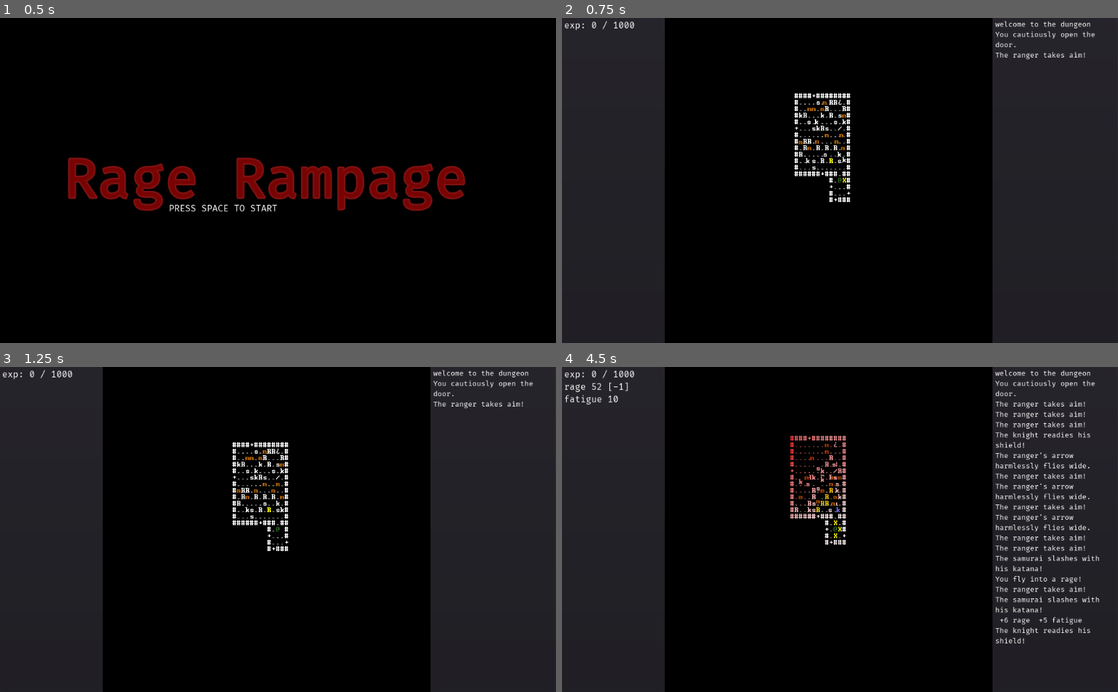
Above: before the commit, frames 1-4 (two rows, left to right).
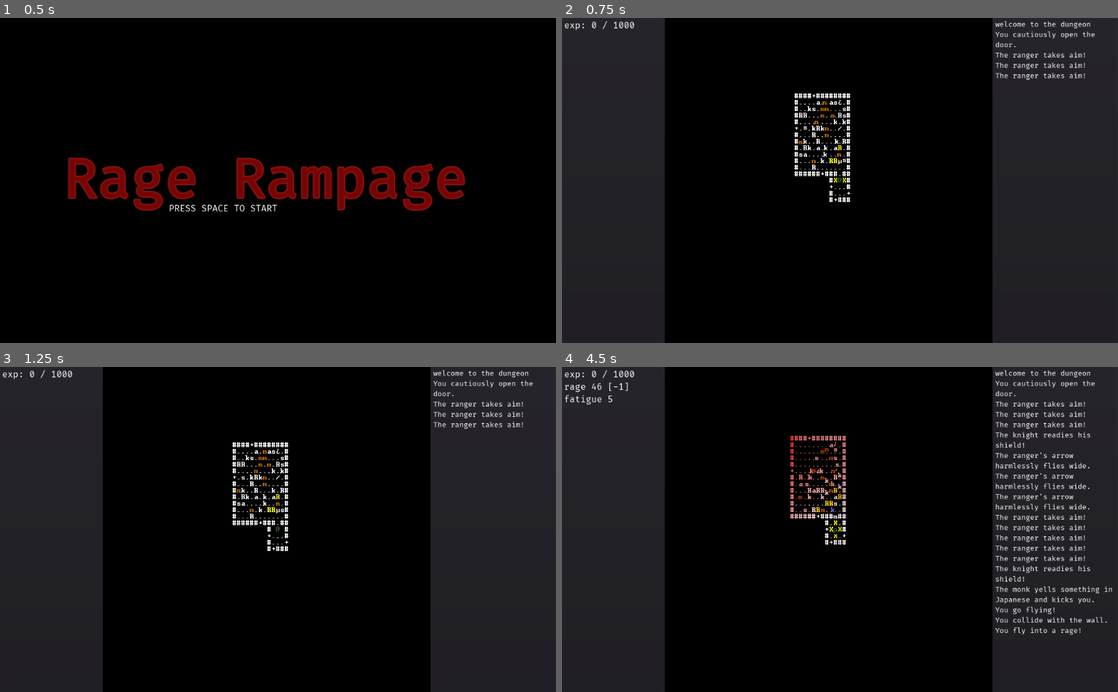
Above: after the commit, the same moments.

Repository: redxaxder/7DRL2022
Game: Godot game, scene res://scenes/root.tscn
Same seed, same stepped clock (60 frames per second), same inputs: the game is played once before the commit and once after it.
Inputs:
- Up to frame 1 (0.5 s): no input
- Up to frame 2 (0.75 s): tap Space (action) at 0.5 s; hold Up (up) from 0.53 s (still down); hold Space (action) from 0.53 s (still down)
- Up to frame 3 (1.25 s): keep holding Up (up); keep holding Space (action)
- Up to frame 4 (4.5 s): release Space (action) at 1.28 s; tap Enter (level_up) at 1.35, 3.5 s; tap Space (action) at 2, 2.85 s; release Up (up) at 2.03 s; hold . (pass) 2.03-2.78 s; hold Left (left) 2.03-3.53 s; hold Down (down) 3.53-4.28 s; hold Enter (level_up) 3.53-4.28 s; hold Right (right) from 4.28 s (still down); tap . (pass) at 4.35 s

Frame 1 is identical in both runs. In frame 2, 0.6% of the frame differs, in the area x 42-95%, y 13-51%; in frame 3, 0.6%; in frame 4, 2.3%, in the area x 5-99%, y 4-86%.

Commit message:
archaeologist

Diff:
--- a/lib/dijkstra.gd
+++ b/lib/dijkstra.gd
@@ -6,7 +6,7 @@
 var backlog_cliff: int
 const big: int = 100000000000000000
 
-var constants: Const = preload("res://lib/const.gd").new()
+var constants = preload("res://lib/const.gd").new()
 var terrain: Terrain
 var locationService: LocationService
 
--- a/lib/mob.gd
+++ b/lib/mob.gd
@@ -3,6 +3,7 @@
 class_name Mob
 
 var pc_dijkstra: Dijkstra
+var wander_dijkstra: Dijkstra
 
 signal killed_by_pc(label)
 
--- a/project.godot
+++ b/project.godot
@@ -59,11 +59,6 @@
 "language": "GDScript",
 "path": "res://scenes/LocationService.gd"
 }, {
-"base": "Resource",
-"class": "Map",
-"language": "GDScript",
-"path": "res://resources/map.gd"
-}, {
 "base": "Actor",
 "class": "Mob",
 "language": "GDScript",
@@ -88,11 +83,6 @@
 "class": "Pickup",
 "language": "GDScript",
 "path": "res://pickups/pickup.gd"
-}, {
-"base": "Node",
-"class": "Scheduler",
-"language": "GDScript",
-"path": "res://scenes/Scheduler.gd"
 }, {
 "base": "Reference",
 "class": "Screen",
@@ -125,13 +115,11 @@
 "Director": "",
 "Door": "",
 "LocationService": "",
-"Map": "",
 "Mob": "",
 "PC": "",
 "Perk": "",
 "PerkCard": "",
 "Pickup": "",
-"Scheduler": "",
 "Screen": "",
 "Target": "",
 "Terrain": "",
@@ -153,84 +141,84 @@
 
 ui_select={
 "deadzone": 0.5,
-"events": [ Object(InputEventKey,"resource_local_to_scene":false,"resource_name":"","device":0,"alt":false,"shift":false,"control":false,"meta":false,"command":false,"pressed":false,"scancode":32,"unicode":0,"echo":false,"script":null)
+"events": [ Object(InputEventKey,"resource_local_to_scene":false,"resource_name":"","device":0,"alt":false,"shift":false,"control":false,"meta":false,"command":false,"pressed":false,"scancode":32,"physical_scancode":0,"unicode":0,"echo":false,"script":null)
 , Object(InputEventJoypadButton,"resource_local_to_scene":false,"resource_name":"","device":0,"button_index":3,"pressure":0.0,"pressed":false,"script":null)
-, Object(InputEventKey,"resource_local_to_scene":false,"resource_name":"","device":0,"alt":false,"shift":false,"control":false,"meta":false,"command":false,"pressed":false,"scancode":16777221,"unicode":0,"echo":false,"script":null)
+, Object(InputEventKey,"resource_local_to_scene":false,"resource_name":"","device":0,"alt":false,"shift":false,"control":false,"meta":false,"command":false,"pressed":false,"scancode":16777221,"physical_scancode":0,"unicode":0,"echo":false,"script":null)
  ]
 }
 ui_left={
 "deadzone": 0.5,
-"events": [ Object(InputEventKey,"resource_local_to_scene":false,"resource_name":"","device":0,"alt":false,"shift":false,"control":false,"meta":false,"command":false,"pressed":false,"scancode":16777231,"unicode":0,"echo":false,"script":null)
+"events": [ Object(InputEventKey,"resource_local_to_scene":false,"resource_name":"","device":0,"alt":false,"shift":false,"control":false,"meta":false,"command":false,"pressed":false,"scancode":16777231,"physical_scancode":0,"unicode":0,"echo":false,"script":null)
 , Object(InputEventJoypadButton,"resource_local_to_scene":false,"resource_name":"","device":0,"button_index":14,"pressure":0.0,"pressed":false,"script":null)
-, Object(InputEventKey,"resource_local_to_scene":false,"resource_name":"","device":0,"alt":false,"shift":false,"control":false,"meta":false,"command":false,"pressed":false,"scancode":65,"unicode":0,"echo":false,"script":null)
-, Object(InputEventKey,"resource_local_to_scene":false,"resource_name":"","device":0,"alt":false,"shift":false,"control":false,"meta":false,"command":false,"pressed":false,"scancode":72,"unicode":0,"echo":false,"script":null)
+, Object(InputEventKey,"resource_local_to_scene":false,"resource_name":"","device":0,"alt":false,"shift":false,"control":false,"meta":false,"command":false,"pressed":false,"scancode":65,"physical_scancode":0,"unicode":0,"echo":false,"script":null)
+, Object(InputEventKey,"resource_local_to_scene":false,"resource_name":"","device":0,"alt":false,"shift":false,"control":false,"meta":false,"command":false,"pressed":false,"scancode":72,"physical_scancode":0,"unicode":0,"echo":false,"script":null)
  ]
 }
 ui_right={
 "deadzone": 0.5,
-"events": [ Object(InputEventKey,"resource_local_to_scene":false,"resource_name":"","device":0,"alt":false,"shift":false,"control":false,"meta":false,"command":false,"pressed":false,"scancode":16777233,"unicode":0,"echo":false,"script":null)
+"events": [ Object(InputEventKey,"resource_local_to_scene":false,"resource_name":"","device":0,"alt":false,"shift":false,"control":false,"meta":false,"command":false,"pressed":false,"scancode":16777233,"physical_scancode":0,"unicode":0,"echo":false,"script":null)
 , Object(InputEventJoypadButton,"resource_local_to_scene":false,"resource_name":"","device":0,"button_index":15,"pressure":0.0,"pressed":false,"script":null)
-, Object(InputEventKey,"resource_local_to_scene":false,"resource_name":"","device":0,"alt":false,"shift":false,"control":false,"meta":false,"command":false,"pressed":false,"scancode":68,"unicode":0,"echo":false,"script":null)
-, Object(InputEventKey,"resource_local_to_scene":false,"resource_name":"","device":0,"alt":false,"shift":false,"control":false,"meta":false,"command":false,"pressed":false,"scancode":76,"unicode":0,"echo":false,"script":null)
+, Object(InputEventKey,"resource_local_to_scene":false,"resource_name":"","device":0,"alt":false,"shift":false,"control":false,"meta":false,"command":false,"pressed":false,"scancode":68,"physical_scancode":0,"unicode":0,"echo":false,"script":null)
+, Object(InputEventKey,"resource_local_to_scene":false,"resource_name":"","device":0,"alt":false,"shift":false,"control":false,"meta":false,"command":false,"pressed":false,"scancode":76,"physical_scancode":0,"unicode":0,"echo":false,"script":null)
  ]
 }
 ui_up={
 "deadzone": 0.5,
-"events": [ Object(InputEventKey,"resource_local_to_scene":false,"resource_name":"","device":0,"alt":false,"shift":false,"control":false,"meta":false,"command":false,"pressed":false,"scancode":16777232,"unicode":0,"echo":false,"script":null)
+"events": [ Object(InputEventKey,"resource_local_to_scene":false,"resource_name":"","device":0,"alt":false,"shift":false,"control":false,"meta":false,"command":false,"pressed":false,"scancode":16777232,"physical_scancode":0,"unicode":0,"echo":false,"script":null)
 , Object(InputEventJoypadButton,"resource_local_to_scene":false,"resource_name":"","device":0,"button_index":12,"pressure":0.0,"pressed":false,"script":null)
-, Object(InputEventKey,"resource_local_to_scene":false,"resource_name":"","device":0,"alt":false,"shift":false,"control":false,"meta":false,"command":false,"pressed":false,"scancode":87,"unicode":0,"echo":false,"script":null)
-, Object(InputEventKey,"resource_local_to_scene":false,"resource_name":"","device":0,"alt":false,"shift":false,"control":false,"meta":false,"command":false,"pressed":false,"scancode":75,"unicode":0,"echo":false,"script":null)
+, Object(InputEventKey,"resource_local_to_scene":false,"resource_name":"","device":0,"alt":false,"shift":false,"control":false,"meta":false,"command":false,"pressed":false,"scancode":87,"physical_scancode":0,"unicode":0,"echo":false,"script":null)
+, Object(InputEventKey,"resource_local_to_scene":false,"resource_name":"","device":0,"alt":false,"shift":false,"control":false,"meta":false,"command":false,"pressed":false,"scancode":75,"physical_scancode":0,"unicode":0,"echo":false,"script":null)
  ]
 }
 ui_down={
 "deadzone": 0.5,
-"events": [ Object(InputEventKey,"resource_local_to_scene":false,"resource_name":"","device":0,"alt":false,"shift":false,"control":false,"meta":false,"command":false,"pressed":false,"scancode":16777234,"unicode":0,"echo":false,"script":null)
+"events": [ Object(InputEventKey,"resource_local_to_scene":false,"resource_name":"","device":0,"alt":false,"shift":false,"control":false,"meta":false,"command":false,"pressed":false,"scancode":16777234,"physical_scancode":0,"unicode":0,"echo":false,"script":null)
 , Object(InputEventJoypadButton,"resource_local_to_scene":false,"resource_name":"","device":0,"button_index":13,"pressure":0.0,"pressed":false,"script":null)
-, Object(InputEventKey,"resource_local_to_scene":false,"resource_name":"","device":0,"alt":false,"shift":false,"control":false,"meta":false,"command":false,"pressed":false,"scancode":83,"unicode":0,"echo":false,"script":null)
-, Object(InputEventKey,"resource_local_to_scene":false,"resource_name":"","device":0,"alt":false,"shift":false,"control":false,"meta":false,"command":false,"pressed":false,"scancode":74,"unicode":0,"echo":false,"script":null)
+, Object(InputEventKey,"resource_local_to_scene":false,"resource_name":"","device":0,"alt":false,"shift":false,"control":false,"meta":false,"command":false,"pressed":false,"scancode":83,"physical_scancode":0,"unicode":0,"echo":false,"script":null)
+, Object(InputEventKey,"resource_local_to_scene":false,"resource_name":"","device":0,"alt":false,"shift":false,"control":false,"meta":false,"command":false,"pressed":false,"scancode":74,"physical_scancode":0,"unicode":0,"echo":false,"script":null)
  ]
 }
 up={
 "deadzone": 0.5,
-"events": [ Object(InputEventKey,"resource_local_to_scene":false,"resource_name":"","device":0,"alt":false,"shift":false,"control":false,"meta":false,"command":false,"pressed":false,"scancode":16777232,"unicode":0,"echo":false,"script":null)
-, Object(InputEventKey,"resource_local_to_scene":false,"resource_name":"","device":0,"alt":false,"shift":false,"control":false,"meta":false,"command":false,"pressed":false,"scancode":75,"unicode":0,"echo":false,"script":null)
-, Object(InputEventKey,"resource_local_to_scene":false,"resource_name":"","device":0,"alt":false,"shift":false,"control":false,"meta":false,"command":false,"pressed":false,"scancode":87,"unicode":0,"echo":false,"script":null)
+"events": [ Object(InputEventKey,"resource_local_to_scene":false,"resource_name":"","device":0,"alt":false,"shift":false,"control":false,"meta":false,"command":false,"pressed":false,"scancode":16777232,"physical_scancode":0,"unicode":0,"echo":false,"script":null)
+, Object(InputEventKey,"resource_local_to_scene":false,"resource_name":"","device":0,"alt":false,"shift":false,"control":false,"meta":false,"command":false,"pressed":false,"scancode":75,"physical_scancode":0,"unicode":0,"echo":false,"script":null)
+, Object(InputEventKey,"resource_local_to_scene":false,"resource_name":"","device":0,"alt":false,"shift":false,"control":false,"meta":false,"command":false,"pressed":false,"scancode":87,"physical_scancode":0,"unicode":0,"echo":false,"script":null)
  ]
 }
 down={
 "deadzone": 0.5,
-"events": [ Object(InputEventKey,"resource_local_to_scene":false,"resource_name":"","device":0,"alt":false,"shift":false,"control":false,"meta":false,"command":false,"pressed":false,"scancode":16777234,"unicode":0,"echo":false,"script":null)
-, Object(InputEventKey,"resource_local_to_scene":false,"resource_name":"","device":0,"alt":false,"shift":false,"control":false,"meta":false,"command":false,"pressed":false,"scancode":74,"unicode":0,"echo":false,"script":null)
-, Object(InputEventKey,"resource_local_to_scene":false,"resource_name":"","device":0,"alt":false,"shift":false,"control":false,"meta":false,"command":false,"pressed":false,"scancode":83,"unicode":0,"echo":false,"script":null)
+"events": [ Object(InputEventKey,"resource_local_to_scene":false,"resource_name":"","device":0,"alt":false,"shift":false,"control":false,"meta":false,"command":false,"pressed":false,"scancode":16777234,"physical_scancode":0,"unicode":0,"echo":false,"script":null)
+, Object(InputEventKey,"resource_local_to_scene":false,"resource_name":"","device":0,"alt":false,"shift":false,"control":false,"meta":false,"command":false,"pressed":false,"scancode":74,"physical_scancode":0,"unicode":0,"echo":false,"script":null)
+, Object(InputEventKey,"resource_local_to_scene":false,"resource_name":"","device":0,"alt":false,"shift":false,"control":false,"meta":false,"command":false,"pressed":false,"scancode":83,"physical_scancode":0,"unicode":0,"echo":false,"script":null)
  ]
 }
 left={
 "deadzone": 0.5,
-"events": [ Object(InputEventKey,"resource_local_to_scene":false,"resource_name":"","device":0,"alt":false,"shift":false,"control":false,"meta":false,"command":false,"pressed":false,"scancode":16777231,"unicode":0,"echo":false,"script":null)
-, Object(InputEventKey,"resource_local_to_scene":false,"resource_name":"","device":0,"alt":false,"shift":false,"control":false,"meta":false,"command":false,"pressed":false,"scancode":72,"unicode":0,"echo":false,"script":null)
-, Object(InputEventKey,"resource_local_to_scene":false,"resource_name":"","device":0,"alt":false,"shift":false,"control":false,"meta":false,"command":false,"pressed":false,"scancode":65,"unicode":0,"echo":false,"script":null)
+"events": [ Object(InputEventKey,"resource_local_to_scene":false,"resource_name":"","device":0,"alt":false,"shift":false,"control":false,"meta":false,"command":false,"pressed":false,"scancode":16777231,"physical_scancode":0,"unicode":0,"echo":false,"script":null)
+, Object(InputEventKey,"resource_local_to_scene":false,"resource_name":"","device":0,"alt":false,"shift":false,"control":false,"meta":false,"command":false,"pressed":false,"scancode":72,"physical_scancode":0,"unicode":0,"echo":false,"script":null)
+, Object(InputEventKey,"resource_local_to_scene":false,"resource_name":"","device":0,"alt":false,"shift":false,"control":false,"meta":false,"command":false,"pressed":false,"scancode":65,"physical_scancode":0,"unicode":0,"echo":false,"script":null)
  ]
 }
 right={
 "deadzone": 0.5,
-"events": [ Object(InputEventKey,"resource_local_to_scene":false,"resource_name":"","device":0,"alt":false,"shift":false,"control":false,"meta":false,"command":false,"pressed":false,"scancode":16777233,"unicode":0,"echo":false,"script":null)
-, Object(InputEventKey,"resource_local_to_scene":false,"resource_name":"","device":0,"alt":false,"shift":false,"control":false,"meta":false,"command":false,"pressed":false,"scancode":76,"unicode":0,"echo":false,"script":null)
-, Object(InputEventKey,"resource_local_to_scene":false,"resource_name":"","device":0,"alt":false,"shift":false,"control":false,"meta":false,"command":false,"pressed":false,"scancode":68,"unicode":0,"echo":false,"script":null)
+"events": [ Object(InputEventKey,"resource_local_to_scene":false,"resource_name":"","device":0,"alt":false,"shift":false,"control":false,"meta":false,"command":false,"pressed":false,"scancode":16777233,"physical_scancode":0,"unicode":0,"echo":false,"script":null)
+, Object(InputEventKey,"resource_local_to_scene":false,"resource_name":"","device":0,"alt":false,"shift":false,"control":false,"meta":false,"command":false,"pressed":false,"scancode":76,"physical_scancode":0,"unicode":0,"echo":false,"script":null)
+, Object(InputEventKey,"resource_local_to_scene":false,"resource_name":"","device":0,"alt":false,"shift":false,"control":false,"meta":false,"command":false,"pressed":false,"scancode":68,"physical_scancode":0,"unicode":0,"echo":false,"script":null)
  ]
 }
 pass={
 "deadzone": 0.5,
-"events": [ Object(InputEventKey,"resource_local_to_scene":false,"resource_name":"","device":0,"alt":false,"shift":false,"control":false,"meta":false,"command":false,"pressed":false,"scancode":46,"unicode":0,"echo":false,"script":null)
+"events": [ Object(InputEventKey,"resource_local_to_scene":false,"resource_name":"","device":0,"alt":false,"shift":false,"control":false,"meta":false,"command":false,"pressed":false,"scancode":46,"physical_scancode":0,"unicode":0,"echo":false,"script":null)
  ]
 }
 action={
 "deadzone": 0.5,
-"events": [ Object(InputEventKey,"resource_local_to_scene":false,"resource_name":"","device":0,"alt":false,"shift":false,"control":false,"meta":false,"command":false,"pressed":false,"scancode":32,"unicode":0,"echo":false,"script":null)
+"events": [ Object(InputEventKey,"resource_local_to_scene":false,"resource_name":"","device":0,"alt":false,"shift":false,"control":false,"meta":false,"command":false,"pressed":false,"scancode":32,"physical_scancode":0,"unicode":0,"echo":false,"script":null)
  ]
 }
 level_up={
 "deadzone": 0.5,
-"events": [ Object(InputEventKey,"resource_local_to_scene":false,"resource_name":"","device":0,"alt":false,"shift":false,"control":false,"meta":false,"command":false,"pressed":false,"scancode":16777221,"unicode":0,"echo":false,"script":null)
+"events": [ Object(InputEventKey,"resource_local_to_scene":false,"resource_name":"","device":0,"alt":false,"shift":false,"control":false,"meta":false,"command":false,"pressed":false,"scancode":16777221,"physical_scancode":0,"unicode":0,"echo":false,"script":null)
  ]
 }
 
--- a/scenes/director.gd
+++ b/scenes/director.gd
@@ -10,13 +10,22 @@
 var parent: Node
 var scheduler
 var pc_dijkstra
+var wander_dijkstra
+var exits: Array = []
 
 ############templates###################
 const knight_scene: PackedScene = preload("res://sprites/knight.tscn")
 const monk_scene: PackedScene = preload("res://sprites/monk.tscn")
 const samurai_scene: PackedScene = preload("res://sprites/Samurai.tscn")
 const ranger_scene: PackedScene = preload("res://sprites/ranger.tscn")
-const enemies: Array = [knight_scene, monk_scene, samurai_scene, ranger_scene]
+const archaeologist_scene: PackedScene = preload("res://sprites/archaeologist.tscn")
+const enemies: Array = [
+	knight_scene,
+	monk_scene,
+	samurai_scene,
+	ranger_scene,
+	archaeologist_scene
+	]
 
 const pickup_scene: PackedScene = preload("res://pickups/pickup.tscn")
 const weapon_scene: PackedScene = preload("res://pickups/weapon.tscn")
@@ -31,7 +40,14 @@
 
 var populated_rooms = {}
 
-func _init(p, t, ls: LocationService, cl: CombatLog, n: Node, s, pcd: Dijkstra):
+func _init(p,
+t,
+ls: LocationService,
+cl: CombatLog,
+n: Node,
+s,
+pcd: Dijkstra,
+wd: Dijkstra):
 	pc = p
 	terrain = t
 	locationService = ls
@@ -39,15 +55,16 @@
 	parent = n
 	scheduler = s
 	pc_dijkstra = pcd
+	wander_dijkstra = wd
 	randomize()
 
 
 func load_next_map():
 	populated_rooms = {}
+	exits = []
 	terrain.load_map(20000)
 	pc_dijkstra.refresh()
 	area_seen += terrain.width * terrain.height
-	print(area_seen)
 	var starting_room: Vector3 = Vector3(10000,10000,100000)
 	for room in terrain.map.rooms:
 		if room.z > 1:
@@ -60,6 +77,8 @@
 	pc.set_pos(start)
 	activate_room(starting_room)
 	populated_rooms[starting_room] = 0
+	wander_dijkstra.refresh()
+	wander_dijkstra.update(exits)
 
 func activate_room(room: Vector3):
 	terrain.active_rooms[room] = 0 # add it to the dict. the 0 is meaningless.
@@ -71,6 +90,7 @@
 	terrain.update()
 	for neighbor in terrain.map.adjacent_rooms(room):
 		populate_room(neighbor)
+	wander_dijkstra.update(exits)
 
 func populate_room(room: Vector3):
 	if populated_rooms.has(room):
@@ -119,6 +139,11 @@
 	parent.add_child(door)
 	door.visible = false
 	door.connect(constants.DOOR_OPENED,self,"_on_door_opened")
+	exits.push_back(pos)
+	exits.push_back(pos + Vector2(1, 0))
+	exits.push_back(pos + Vector2(-1, 0))
+	exits.push_back(pos + Vector2(0, 1))
+	exits.push_back(pos + Vector2(0, -1))
 	return door
 
 func spawn_dynamic_mob(prefab: PackedScene, pos: Vector2):
@@ -138,6 +163,7 @@
 		mob.combatLog = combatLog
 		mob.locationService = locationService
 		mob.pc_dijkstra = pc_dijkstra
+		mob.wander_dijkstra = wander_dijkstra
 		mob.set_pos(pos)
 		parent.add_child(mob)
 		return mob
@@ -173,6 +199,7 @@
 	ranger.target_obj = target
 
 func _on_door_opened(pos: Vector2):
+	exits.erase(pos)
 	for room in terrain.map.get_rooms(pos,1):
 		activate_room(room)
 
--- a/scenes/run.gd
+++ b/scenes/run.gd
@@ -14,6 +14,7 @@
 onready var scheduler = $Scheduler
 var director: Director
 var pc_dijkstra: Dijkstra
+var wander_dijkstra: Dijkstra
 
 signal end_player_turn()
 
@@ -32,7 +33,8 @@
 	pc.combatLog = combatLog
 	pc.locationService = locationService
 	pc_dijkstra = Dijkstra.new(terrain, locationService)
-	director = Director.new(pc, terrain, locationService, combatLog, self, scheduler, pc_dijkstra)
+	wander_dijkstra = Dijkstra.new(terrain, locationService)
+	director = Director.new(pc, terrain, locationService, combatLog, self, scheduler, pc_dijkstra, wander_dijkstra)
 	scheduler.register_actor(pc)
 	director.load_next_map()
 	connect(constants.END_PLAYER_TURN, scheduler, "_end_player_turn")
--- a/scenes/terrain.gd
+++ b/scenes/terrain.gd
@@ -157,7 +157,6 @@
 	#place the exit
 	for i in map.rooms.size():
 		if map.rooms[i].z > 2:
-			print(map.rooms[i])
 			place_exit(map.rooms[i])
 			break
 	#spawn the doors:
--- /dev/null
+++ b/sprites/archaeologist.gd
@@ -0,0 +1,69 @@
+extends Mob
+
+const mutter_chance: float = 0.001
+const wander_chance: float = 0.4
+
+func _ready():
+	label = "archaeologist"
+	._ready()
+
+func door_adjacent():
+	var e = get_pos()
+	var candidates = [Vector2(e.x + 1, e.y), Vector2(e.x, e.y + 1), Vector2(e.x - 1, e.y), Vector2(e.x, e.y - 1)]
+	var final_candidates = []
+	for c in candidates:
+		var targets = self.locationService.lookup(c)
+		if targets != null:
+			for t in targets:
+				if t.label == "door":
+					final_candidates.push_back(t)
+	final_candidates.shuffle()
+	return final_candidates.pop_back()
+
+func wander_to_door():
+	if rand_range(0, 1) < mutter_chance:
+		combatLog.say("You hear someone muttering about artifacts.")
+	# find the smallest direction in the d_map
+	var e = get_pos()
+	var best_val = self.wander_dijkstra.d_score(e)
+	var candidates = [e, Vector2(e.x + 1, e.y), Vector2(e.x, e.y + 1), Vector2(e.x - 1, e.y), Vector2(e.x, e.y - 1)]
+	for c in candidates:
+		var t = self.wander_dijkstra.d_score(c)
+		if t:
+			best_val = min(best_val, t)
+			print(best_val)
+
+	var legal_candidates = []
+	for c in candidates:
+		if self.locationService.lookup(c, constants.BLOCKER).size() == 0:
+			if !terrain.is_wall(c):
+				legal_candidates.append(c)
+	if legal_candidates.size() == 0:
+		return get_pos()
+
+	if rand_range(0, 1) < wander_chance:
+		legal_candidates.shuffle()
+		return legal_candidates.pop_back()
+
+	var final_candidates = []
+	for c in legal_candidates:
+		if pc_dijkstra.d_score(c) == best_val:
+			final_candidates.append(c)
+
+	if final_candidates.size() == 0:
+		final_candidates = legal_candidates
+
+	return final_candidates[randi() % final_candidates.size()]
+
+func on_turn():
+	var maybe_door = door_adjacent()
+	if .pc_adjacent():
+		attack()
+	elif maybe_door != null:
+		maybe_door.nudge(0, false)
+	else:
+		set_pos(wander_to_door())
+
+func attack():
+	combatLog.say("The archaeologist bashes you with a trowel!")
+	self.pc.injure()
--- /dev/null
+++ b/sprites/archaeologist.tscn
@@ -0,0 +1,23 @@
+[gd_scene load_steps=6 format=2]
+
+[ext_resource path="res://resources/curses_8_12.png" type="Texture" id=1]
+[ext_resource path="res://sprites/backstop.tscn" type="PackedScene" id=2]
+[ext_resource path="res://sprites/archaeologist.gd" type="Script" id=3]
+
+[sub_resource type="AtlasTexture" id=1]
+atlas = ExtResource( 1 )
+region = Rect2( 8, 72, 8, 12 )
+
+[sub_resource type="AtlasTexture" id=2]
+atlas = ExtResource( 1 )
+region = Rect2( 88, 156, 8, 12 )
+
+[node name="archaeologist" type="Sprite"]
+texture = SubResource( 1 )
+script = ExtResource( 3 )
+
+[node name="backstop" parent="." instance=ExtResource( 2 )]
+position = Vector2( 7.62939e-06, -3.8147e-06 )
+z_index = -1
+z_as_relative = true
+texture = SubResource( 2 )
--- a/sprites/door.gd
+++ b/sprites/door.gd
@@ -20,8 +20,11 @@
 	die(Vector2(0,0))
 	return true
 
-func nudge(_dir: int) -> bool:
-	combatLog.say("You cautiously open the door.")
+func nudge(_dir: int, player_opened: bool = true) -> bool:
+	if player_opened:
+		combatLog.say("You cautiously open the door.")
+	else:
+		combatLog.say("You hear a door open.")
 	die(Vector2(0,0))
 	return true
 
